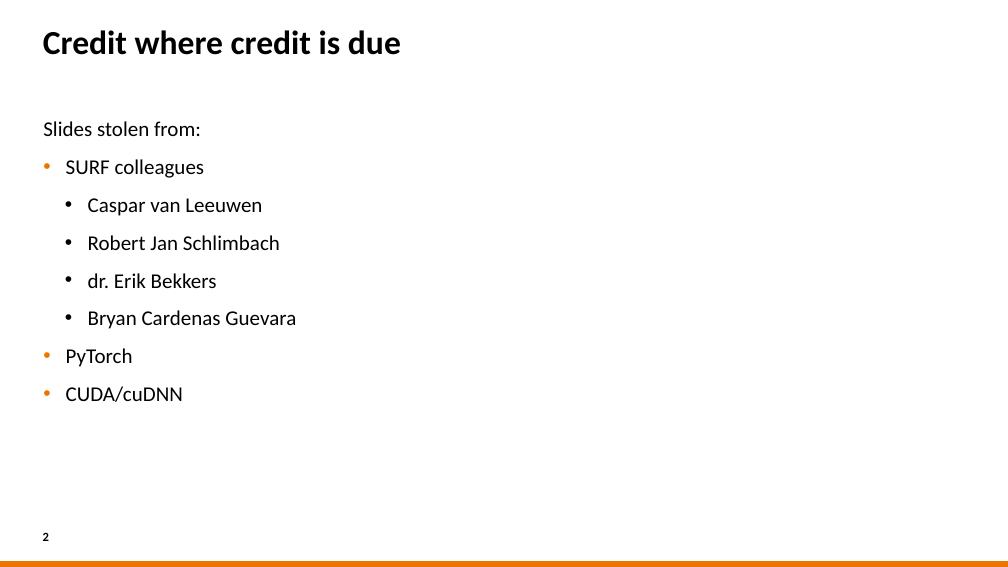
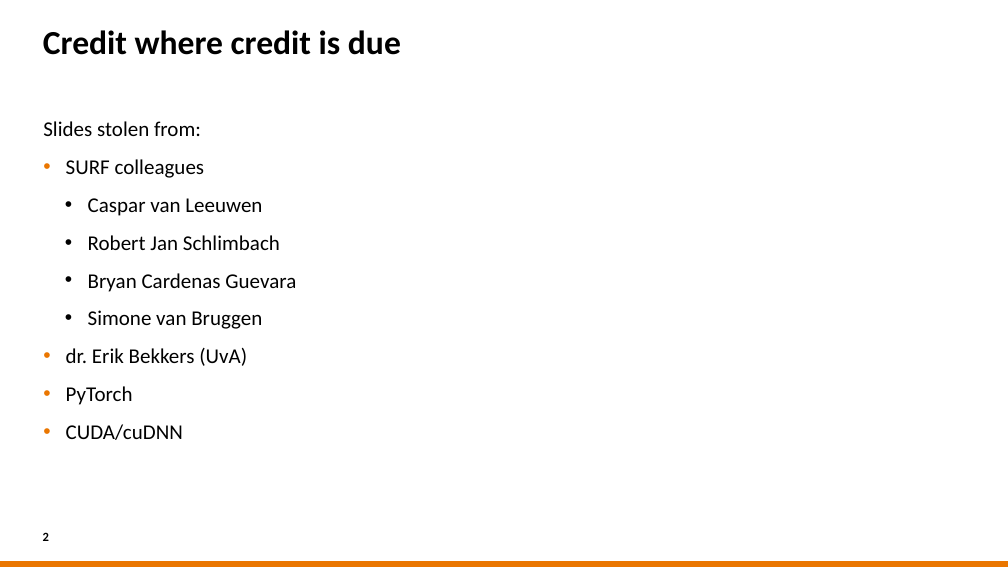
Before and after one commit to sara-nl/HPML-course-materials, a slide deck: slide 2 of Day1/slides/EuroHPC_HPML_welcome.pptx. Drawn at 1008x567 pixels with LibreOffice and Linux fonts; fonts in the diff are those of the drawing; background and template pictures are left out. Boxes give left, top, right and bottom in pixels: in the first picture for what was removed or moved away, otherwise in the second. Text is boxed around its words. In the diff, an @@ line names an element or a change of style, - is before the commit and + after.

```diff
--- a/Day1/slides/EuroHPC_HPML_welcome.pptx
+++ b/Day1/slides/EuroHPC_HPML_welcome.pptx
@@ text at <box>88,273,217,288</box>: paragraph removed @@
-                • dr. Erik Bekkers
@@ text at <box>66,310,262,366</box>: paragraphs added @@
+                • Simone van Bruggen
+• dr. Erik Bekkers (UvA)
```
Also in this commit, not shown: 3 other slides changed, 1 other file.
